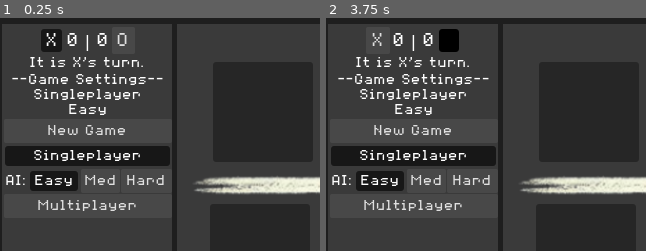
Above: before the commit, frames 1-2 (left to right).
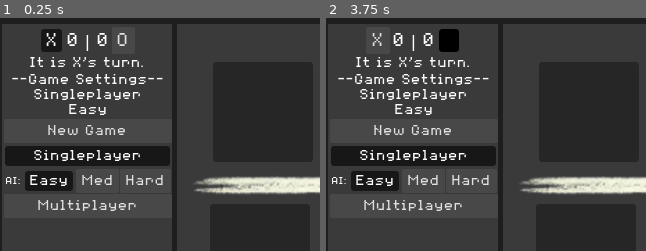
Above: after the commit, the same moments.

Repository: montyplexer/Multiplayer-TicTacToe
Game: Godot game, scene res://scenes/tictactoe.tscn
The game is run twice, just before and just after one commit, with the same random seed, the same clock (stepped at 60 frames per second) and the same inputs.
Inputs:
- Up to frame 1 (0.25 s): no input
- Up to frame 2 (3.75 s): click "New Game" at 0.5 s; click "New Game" at 1.25 s; click "Easy" at 2 s; click "Easy" at 2.75 s; click "O" at 3.5 s
The pictures show only the part of the screen within x 0-50%, y 0-50%; the shares and areas given below are measured in that part.

The runs differ from the first frame. In frame 1, 1.3% of the frame differs, in the area x 1-52%, y 65-75%; in frame 2, 1.3%.

Commit message:
Small update to UI

Diff:
--- a/scenes/tictactoe.tscn
+++ b/scenes/tictactoe.tscn
@@ -175,6 +175,7 @@
 [node name="AIDifficultyLabel" type="Label" parent="VBoxTitleBar/HBoxScoreAndGrid/InfoRect/MarginContainer/InfoContainer/SingleplayerSettingsBox"]
 layout_mode = 2
 theme = ExtResource("2_8lb4p")
+theme_override_font_sizes/font_size = 12
 text = "AI:"
 
 [node name="AIEasyButton" type="Button" parent="VBoxTitleBar/HBoxScoreAndGrid/InfoRect/MarginContainer/InfoContainer/SingleplayerSettingsBox"]
@@ -189,7 +190,7 @@
 
 [node name="AIMediumButton" type="Button" parent="VBoxTitleBar/HBoxScoreAndGrid/InfoRect/MarginContainer/InfoContainer/SingleplayerSettingsBox"]
 unique_name_in_owner = true
-custom_minimum_size = Vector2(36, 0)
+custom_minimum_size = Vector2(40, 0)
 layout_mode = 2
 theme = ExtResource("2_8lb4p")
 toggle_mode = true
